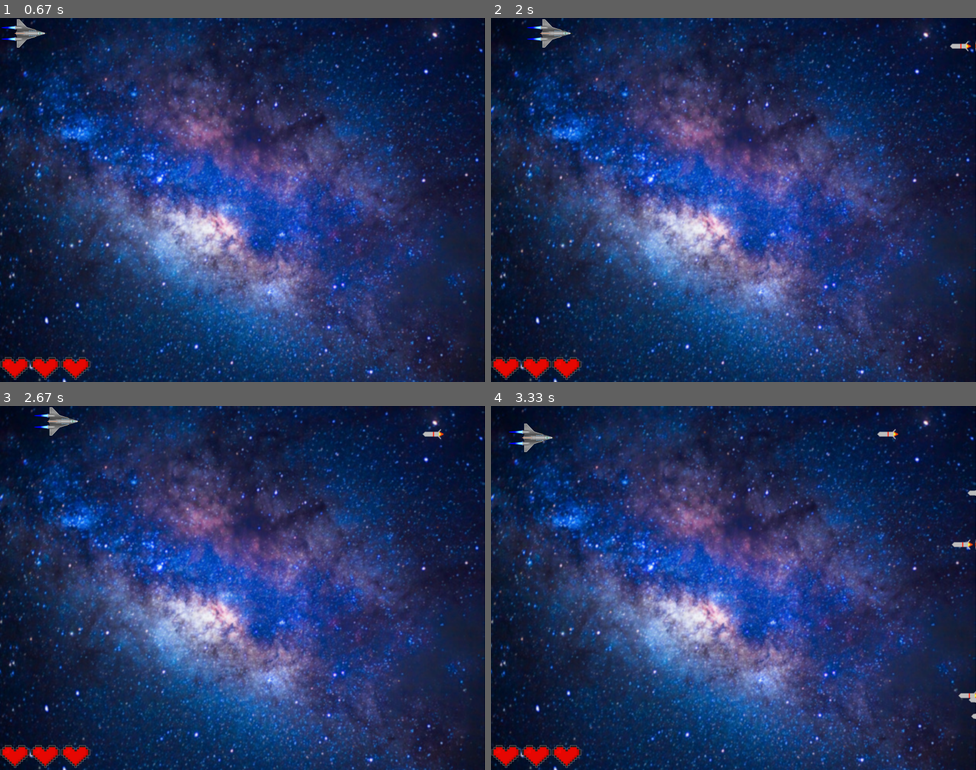
Above: before the commit, frames 1-4 (two rows, left to right).
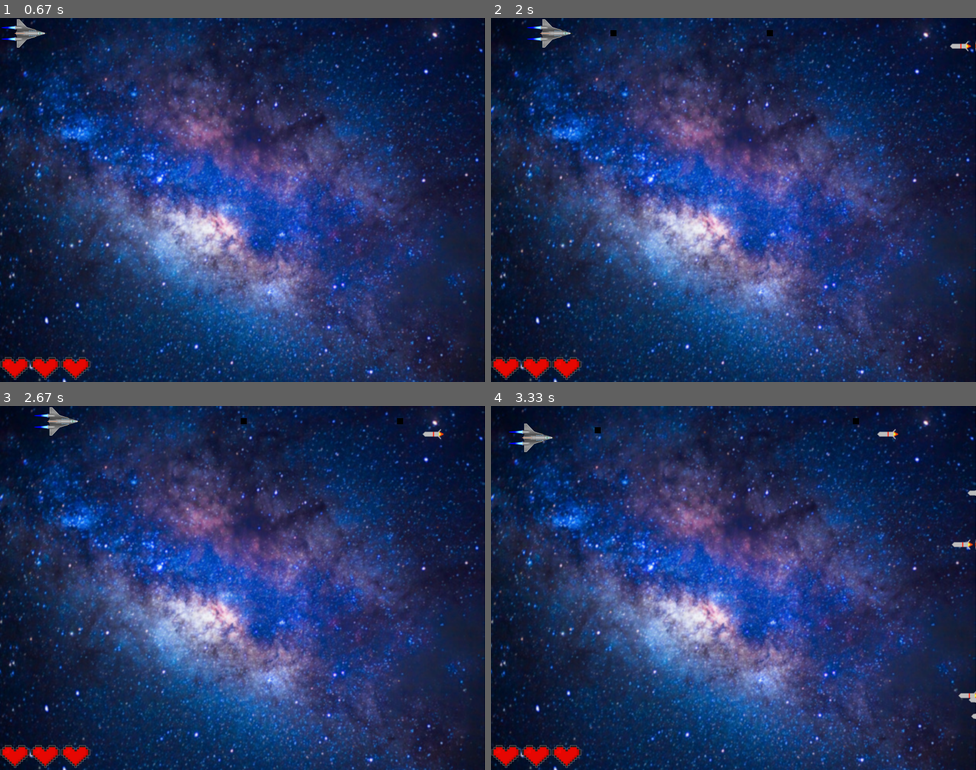
Above: after the commit, the same moments.

Repository: Aimar1109/3.Ebaluazioa
Game: pygame game, started from game.py
The game is run twice, just before and just after one commit, with the same random seed, the same clock (stepped at 60 frames per second) and the same inputs.
Inputs (mouse positions are in pixels of both pictures, inside the frame that each line leads up to):
- Up to frame 1 (0.67 s): click (242, 200) at 0.38 s
- Up to frame 2 (2 s): tap S at 0.67, 1.65 s; hold Right 1-1.47 s; hold Up 1.5-1.8 s; hold Right from 1.83 s (still down)
- Up to frame 3 (2.67 s): release Right at 2.3 s; hold Left from 2.33 s (still down)
- Up to frame 4 (3.33 s): release Left at 2.87 s; hold Down 2.9-3.2 s; tap S at 3.05 s; hold Left from 3.23 s (still down)

Frame 1 is identical in both runs. In frame 2, less than 0.1% of the frame differs, in the area x 24-59%, y 3-5%; in frame 3, less than 0.1%; in frame 4, less than 0.1%.

Commit message:
Disparos hacia adelante pero no colisionan

Diff:
--- a/game.py
+++ b/game.py
@@ -95,6 +95,20 @@
             self.kill()
             player.score += 1
 
+# Bullet class
+class Bullet(pygame.sprite.Sprite):
+    def __init__(self, x, y):
+        super().__init__()
+        self.surf = pygame.Surface((10, 10))
+        self.surf.fill((0, 0, 0))
+        self.rect = self.surf.get_rect(center = (60+x, 25+y))
+        self.speed = 10
+
+    def update(self):
+        self.rect.x += self.speed
+        if self.rect.bottom > SCREEN_WIDTH:
+            self.kill()
+
 
 # define constants for the screen width and height
 SCREEN_WIDTH = 800
@@ -131,8 +145,9 @@
     player = Player()
     enemies = pygame.sprite.Group()
     all_sprites = pygame.sprite.Group()
+    bullets = pygame.sprite.Group()
     all_sprites.add(player)
-    return enemies, all_sprites, player
+    return enemies, all_sprites, player, bullets
 
 
 # variable to keep the main loop running
@@ -213,6 +228,10 @@
                 # was it the Escape key? If so stop the loop
                 if event.key == K_ESCAPE:
                     running = False
+                if event.key == pygame.K_s:
+                    bullet = Bullet(player.rect.x, player.rect.y)
+                    all_sprites.add(bullet)
+                    bullets.add(bullet)
             # did the user click the window close button?
             elif event.type == QUIT:
                 running = False
@@ -224,6 +243,9 @@
                 enemies.add(new_enemy)
                 all_sprites.add(new_enemy)
 
+        x = player.rect.x
+        y = player.rect.y
+
         # Draw the background using the blit() function
         screen.blit(background, (0, 0))
         # get all the keys currently pressed
@@ -235,8 +257,7 @@
         # update the player sprite based on user keypresses
         player.update(pressed_keys)
 
-        # fill the screen with white
-        # screen.fill((0,0,0))
+        bullets.update()
 
         # draw all sprites
         for entity in all_sprites:
@@ -245,8 +266,6 @@
         # Check if any enemies have collided with player
         if pygame.sprite.spritecollideany(player, enemies):
             # If so, the remove the player and stop the loop
-            x = player.rect.x
-            y = player.rect.y
             player.kill()
             player.lifes -= 1
             game_state = False
@@ -284,7 +303,7 @@
                     running = False
                 if event.type == pygame.MOUSEBUTTONDOWN:
                     if start_button_rect.collidepoint(event.pos):
-                        enemies, all_sprites, player = create_player_enemies()
+                        enemies, all_sprites, player, bullets = create_player_enemies()
                         game_state = True
                         first = False
                         game_over = False
